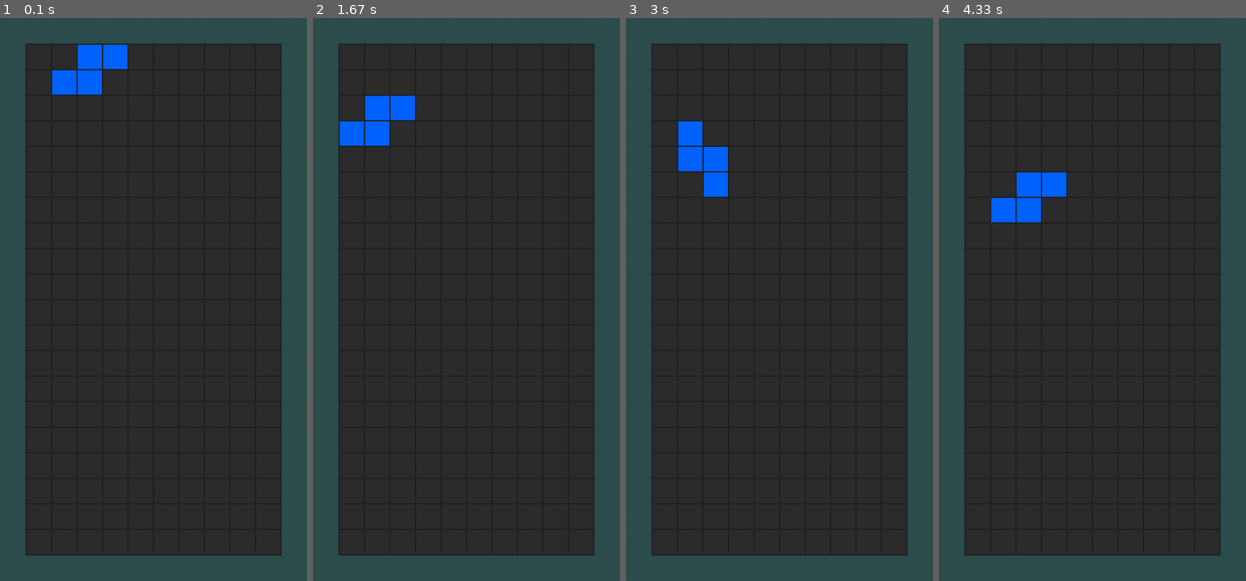
Above: before the commit, frames 1-4 (left to right).
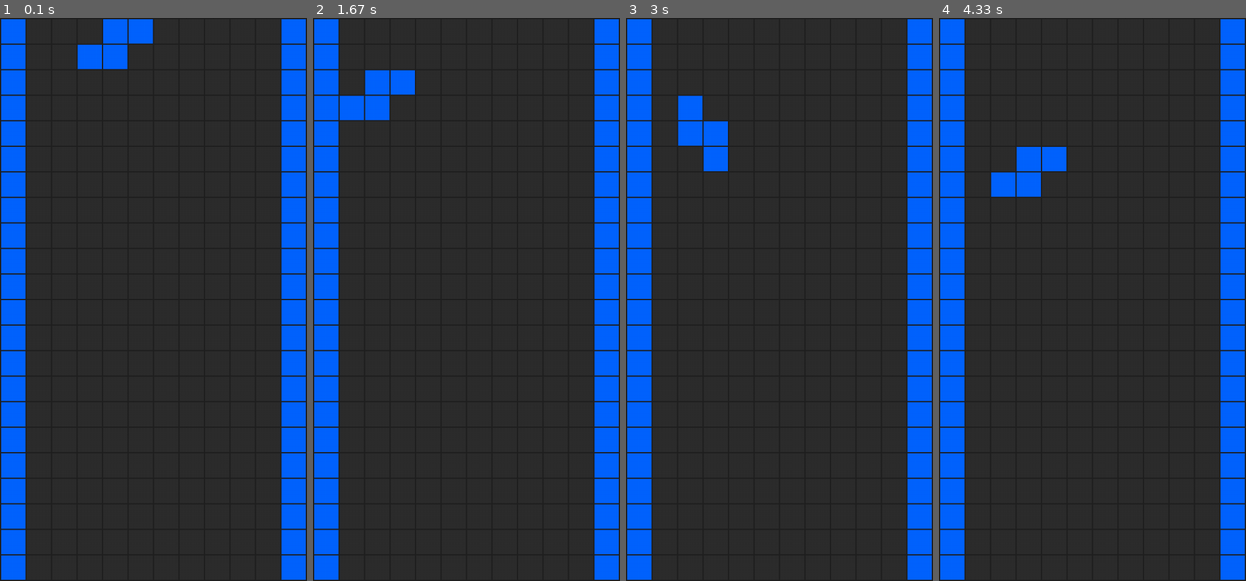
Above: after the commit, the same moments.

Repository: zetterus/first_projects
Game: pygame game, started from mine/tetris/main.py
Two runs of this game, one before a commit and one after it. Both use one fixed random seed, a clock stepped at 60 frames per second and the inputs below.
Inputs:
- Up to frame 1 (0.1 s): no input
- Up to frame 2 (1.67 s): hold Left 0.33-0.87 s; hold Down 0.9-1.2 s; hold Left 1.23-1.63 s
- Up to frame 3 (3 s): hold Up 1.67-2.03 s; hold Right 2.07-2.7 s; hold Down from 2.73 s (still down)
- Up to frame 4 (4.33 s): release Down at 3.1 s; hold Left 3.13-3.6 s; hold Right 3.63-4.1 s; hold Up from 4.13 s (still down)

The runs differ from the first frame. In frame 1, 25% of the frame differs, in the area x 0-100%, y 0-100%; in frame 2, 26%; in frame 3, 26%; in frame 4, 26%.

Commit message:
тупо тестить и ловить баги в коллизиях; подумать над упрощением реализации коллизий ещё раз
# 115 строка?
# l_coll не учитывает пустые столбцы

Diff:
--- a/mine/tetris/main.py
+++ b/mine/tetris/main.py
@@ -86,14 +86,8 @@
                 corr_i_bot += 1
         return {"left": left_zero_cols, "right": right_zero_cols, "up": corr_i_up, "bottom": corr_i_bot}
 
-    def spawn(self):  # dunno why separate, not in init, but o want so
-        self.i = 2 - self.f_height[1]
-        # # zero rows correction
-        # for row in reversed(self.form):
-        #     if sum(row):
-        #         break
-        #     else:
-        #         self.i += 1
+    def spawn(self):  # dunno why separate, not in init, but I want so
+        self.i = 5 - self.f_height[1] + self.f_height[2]
         self.j = random.randint(1 - self.f_width[0], board.cols - self.f_width[1] + self.f_width[2])
 
     def rotate(self):
@@ -114,74 +108,61 @@
         self.i += diri
         self.j += dirj
 
-    def can_move(self):
-        Flag = True
-        # Walls collisions
-        # left
-        borders_collision = False
-        if self.j < 0 - self.f_width[0]:
-            self.j = 0 - self.f_width[0]
-            borders_collision = True
-
-        # right
-        elif self.j > board.cols - self.f_width[1] + self.f_width[2]:
-            self.j = board.cols - self.f_width[1] + self.f_width[2]
-            borders_collision = True
-
-        # below board
-        elif self.i + self.f_height[1] - self.f_height[2] > board.rows - 1:
-            print("bot_reach", self.i, self.f_height[1], self.f_height[2], board.rows-1)
-            self.i = board.rows - self.f_height[1] + self.f_height[2]
-            Flag = False
-            borders_collision = True
-
-        # Figures collision
-        # left
-        left_collision = False
-        if not borders_collision:
-            for ii in range(self.f_height[0], self.f_height[1] - self.f_height[2]):
-                if board.board[self.i + ii][self.j] + self.form[ii][0 + self.f_width[0]] == 2:
-                    print("l_coll", self.i, self.j, self.f_width[0], self.f_height[1], self.f_height[2], ii)
-                    self.j += 1
-                    left_collision = True
-                    break
-
-        # right
-        right_collision = False
-        if not left_collision:
-            for ii in range(self.f_height[0], self.f_height[1] - self.f_height[2]):
-                if (board.board[self.i + ii][self.j + self.f_width[1] - self.f_width[2] - 1] +
-                        self.form[ii][-1 - self.f_width[2]] == 2):
-                    print("r_coll", self.j, self.f_width[1], self.f_width[2], ii)
-                    self.j -= 1
-                    right_collision = True
-                    break
-
-        # bottom
-        if not right_collision:
+    # Figures collision
+    # left
+    def can_move_left(self):
+        for ii in range(self.f_height[0], self.f_height[1] - self.f_height[2]):
+            if board.board[self.i + ii][self.j - 1] + self.form[ii][0 + self.f_width[0]] == 2:
+                print("l_coll", self.i, self.j, self.f_width[0], self.f_height[1], self.f_height[2], ii)
+                return False
+                break
+
+        return True
+
+    # right
+    def can_move_right(self):
+        for ii in range(self.f_height[0], self.f_height[1] - self.f_height[2]):
+            if (board.board[self.i + ii][self.j + self.f_width[1] - self.f_width[2]] +
+                    self.form[ii][-1 - self.f_width[2]] == 2):
+                print("r_coll", self.j, self.f_width[1], self.f_width[2], ii)
+                return False
+
+        return True
+
+    # bottom
+    def can_move_down(self):
+        for jj in range(self.f_width[0], self.f_width[1] - self.f_width[2]):
+            if board.board[self.i + self.f_height[1] - self.f_height[2]][self.j + jj] + self.form[-1][jj] == 2:
+                print("b_coll", self.i, self.j, self.f_height[1], self.f_height[2], jj)
+                return False
+
+        return True
+
+    def can_rotate(self):
+        temp = figure.form
+        figure.rotate()
+        for ii in range(self.f_height[0], self.f_height[1] - self.f_height[2]):
             for jj in range(self.f_width[0], self.f_width[1] - self.f_width[2]):
-                if board.board[self.i + self.f_height[1] - self.f_height[2] - 1][self.j + jj] + self.form[-1][jj] == 2:
-                    print("bot_row", self.i, self.f_height[1], self.f_height[2], self.j, jj)
-                    self.i -= 1
-                    Flag = False
-                    break
-
-        return Flag
+                if board.board[self.i + ii][self.j + jj] + figure.form[ii][jj] == 2:
+                    figure.form = temp
+                    return False
+
+        figure.form = temp
+        return True
 
     def fix_at_board(self):
-        for i in range(self.f_height[1]):
-            if sum(self.form[i]):
-                for j in range(self.f_width[1]):
-                    if self.form[i][j]:
-                        board.board[self.i + i][self.j + j] = self.form[i][j]
+        for ii in range(self.f_height[1]):
+            for jj in range(self.f_width[1]):
+                if self.form[ii][jj]:
+                    board.board[self.i + ii][self.j + jj] = self.form[ii][jj]
 
 
 # board class
 class Board:
     def __init__(self, rows=20, cols=10, square_size=40, line_thickness=2):
-        self.board = [[0] * cols for _ in range(rows)]
-        self.rows = rows
-        self.cols = cols
+        self.board = [[1] + [0] * cols + [1] if i != rows + 3 else [1] * (cols + 2) for i in range(rows + 4)]
+        self.rows = rows + 2
+        self.cols = cols + 2
         self.square_size = square_size
         self.line_thickness = line_thickness
         self.width = cols * (square_size + line_thickness) + square_size * 2 + line_thickness * 3
@@ -202,8 +183,8 @@
             for j in range(fig.f_width[1]):  # Rectangle (startx, starty, width, heigth)
                 if fig.form[i][j]:
                     pygame.draw.rect(screen, BLUE, (
-                        (fig.j + j + 1) * (self.square_size + self.line_thickness) + self.line_thickness,
-                        (fig.i + i + 1) * (self.square_size + self.line_thickness) + self.line_thickness,
+                        (fig.j + j) * (self.square_size + self.line_thickness) + self.line_thickness,
+                        (fig.i + i - 3) * (self.square_size + self.line_thickness) + self.line_thickness,
                         self.square_size,
                         self.square_size))
 
@@ -212,24 +193,24 @@
             for j in range(board.cols):
                 if board.board[i][j]:
                     pygame.draw.rect(screen, BLUE, (
-                        (j + 1) * (self.square_size + self.line_thickness) + self.line_thickness,
-                        (i + 1) * (self.square_size + self.line_thickness) + self.line_thickness,
+                        j * (self.square_size + self.line_thickness) + self.line_thickness,
+                        i * (self.square_size + self.line_thickness) + self.line_thickness,
                         self.square_size,
                         self.square_size))
 
-        # Draw borders
-        pygame.draw.rect(screen, DARK_SLATE_GREY,
-                         (0, 0, self.square_size + self.line_thickness,
-                          self.height))  # Rectangle (startx, starty, width, heigth)
-        pygame.draw.rect(screen, DARK_SLATE_GREY,
-                         (
-                             self.width - self.square_size - self.line_thickness, 0,
-                             self.square_size + self.line_thickness,
-                             self.height))
-        pygame.draw.rect(screen, DARK_SLATE_GREY, (0, 0, self.width, self.square_size + self.line_thickness))
-        pygame.draw.rect(screen, DARK_SLATE_GREY,
-                         (0, self.height - self.square_size - self.line_thickness, self.width,
-                          self.square_size + self.line_thickness))
+        # # Draw borders
+        # pygame.draw.rect(screen, DARK_SLATE_GREY,
+        #                  (0, 0, self.square_size + self.line_thickness,
+        #                   self.height))  # Rectangle (startx, starty, width, heigth)
+        # pygame.draw.rect(screen, DARK_SLATE_GREY,
+        #                  (
+        #                      self.width - self.square_size - self.line_thickness, 0,
+        #                      self.square_size + self.line_thickness,
+        #                      self.height))
+        # pygame.draw.rect(screen, DARK_SLATE_GREY, (0, 0, self.width, self.square_size + self.line_thickness))
+        # pygame.draw.rect(screen, DARK_SLATE_GREY,
+        #                  (0, self.height - self.square_size - self.line_thickness, self.width,
+        #                   self.square_size + self.line_thickness))
 
         # Draw info and scoreboard
 
@@ -274,13 +255,13 @@
 
             # keyboard controls
         if event.type == pygame.KEYDOWN:
-            if event.key == LEFT:
+            if event.key == LEFT and figure.can_move_left():
                 figure.move(0, -1)
-            if event.key == RIGHT:
+            if event.key == RIGHT and figure.can_move_right():
                 figure.move(0, 1)
-            if event.key == DOWN:
+            if event.key == DOWN and figure.can_move_down():
                 figure.move(1, 0)
-            if event.key == ROTATE:
+            if event.key == ROTATE and figure.can_rotate():
                 figure.rotate()
             # if event.key == DROP:
             #     figure_rotate(current_figure)
@@ -289,25 +270,31 @@
     # Движение фигуры вниз
     current_time = pygame.time.get_ticks()
     if current_time - last_move_down_time >= MOVE_DOWN_DELAY:
-        figure.move(1, 0)
+        if figure.can_move_down():
+            figure.move(1, 0)
+        else:
+            figure.fix_at_board()
+            figure.spawn()
         last_move_down_time = current_time
 
-    # figures appears
-
-    # figures reach bottom
-    result = figure.can_move()
+    # # figures reach bottom
+    result = figure.can_move_down()
     if not result:
-        print(figure.i)
         print("can move down", result)
         figure.fix_at_board()
         figure = Figure()
-        figure.spawn()
+        figure.spawn()  # figures appears
+
+    # # figures walls collision
+    # else:
+    #     figure.can_move_side()
 
     # frame draw
     board.draw(figure)
 
 # Quit pygame
 pygame.quit()
+print(figure.i, figure.j, figure.form)
 
 for row in board.board:
     print(row)
